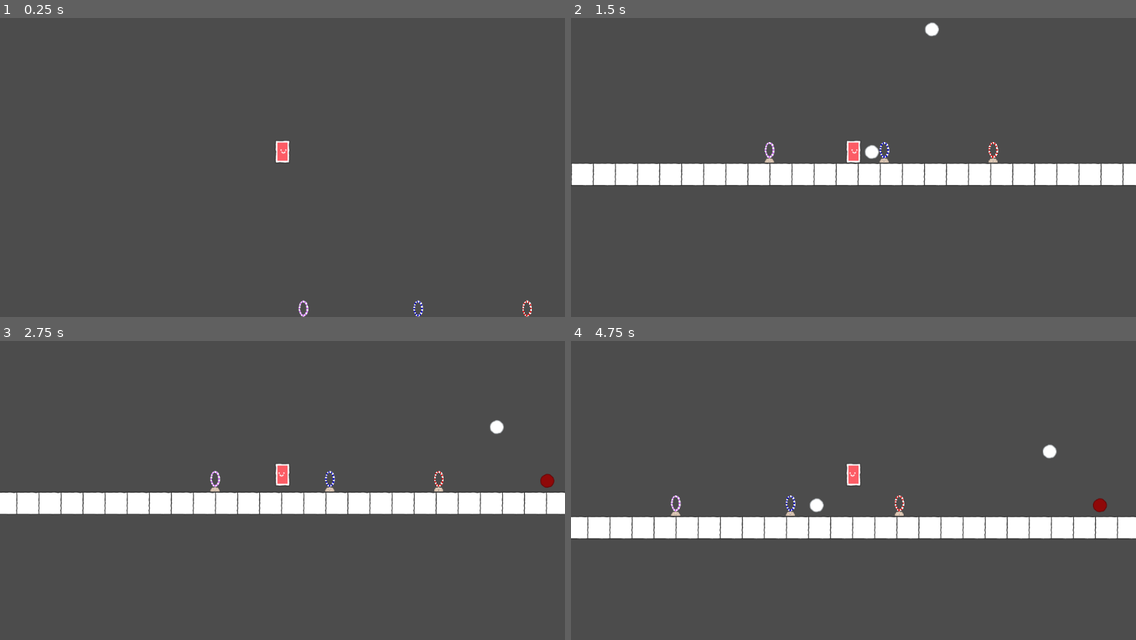
Above: before the commit, frames 1-4 (two rows, left to right).
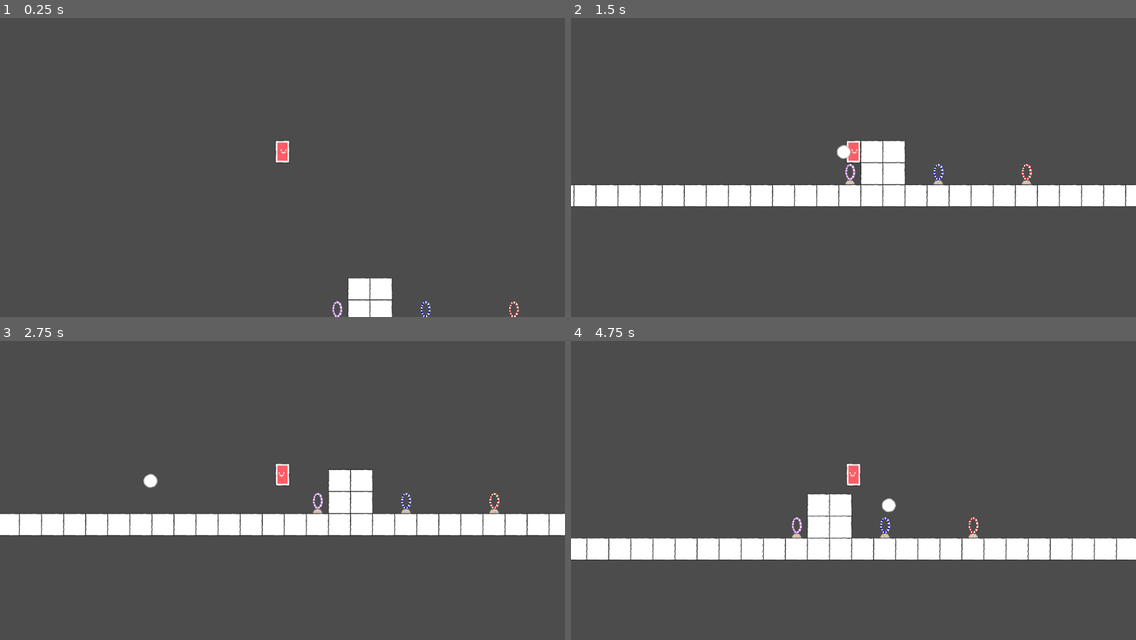
Above: after the commit, the same moments.

Repository: athuyaoo/Harpasnival
Game: Godot game, scene res://level/level.tscn
The game is run twice, just before and just after one commit, with the same random seed, the same clock (stepped at 60 frames per second) and the same inputs.
Inputs:
- Up to frame 1 (0.25 s): no input
- Up to frame 2 (1.5 s): hold C (throw) 0.53-1.28 s; hold Right (move_right) from 0.53 s (still down); tap Up (move_up) at 0.77 s; tap C (throw) at 1.35 s
- Up to frame 3 (2.75 s): tap Up (move_up) at 1.52 s; release Right (move_right) at 2.03 s; hold Left (move_left) from 2.03 s (still down); hold C (throw) from 2.03 s (still down)
- Up to frame 4 (4.75 s): release Left (move_left) at 2.78 s; release C (throw) at 2.78 s; hold Right (move_right) 2.78-4.28 s; tap C (throw) at 2.85, 4.35 s; tap Up (move_up) at 3.02, 3.77, 4.52 s; hold C (throw) 3.53-4.28 s; hold Left (move_left) from 4.28 s (still down)

The runs differ from the first frame. In frame 1, 1.3% of the frame differs, in the area x 52-95%, y 87-100%; in frame 2, 14%; in frame 3, 15%, in the area x 0-100%, y 26-66%; in frame 4, 15%.

Commit message:
pushed today's changes

Diff:
--- a/ball/ball.tscn
+++ b/ball/ball.tscn
@@ -3,18 +3,19 @@
 [ext_resource path="res://ball/ball_sprite.png" type="Texture" id=1]
 [ext_resource path="res://ball/ball.gd" type="Script" id=2]
 
-[sub_resource type="PhysicsMaterial" id=2]
+[sub_resource type="PhysicsMaterial" id=1]
 friction = 0.0
 bounce = 0.7
 
-[sub_resource type="CircleShape2D" id=1]
+[sub_resource type="CircleShape2D" id=2]
 radius = 18.5154
 
 [node name="Ball" type="RigidBody2D" groups=[
 "ball",
 ]]
+collision_layer = 2
 mass = 18.13
-physics_material_override = SubResource( 2 )
+physics_material_override = SubResource( 1 )
 gravity_scale = 0.0
 linear_damp = 0.0
 script = ExtResource( 2 )
--- a/character/player.gd
+++ b/character/player.gd
@@ -8,14 +8,7 @@
 export(PackedScene) var ball_scene = preload("res://ball/ball.tscn")
 
 onready var throw_direction = $Direction/ThrowDirection
-var throw = 0
 var velocity = Vector2.ZERO
-
-# Right now player can throw in any state, move this to states you want it to throw
-func _unhandled_input(event):
-	if event.is_action_pressed("throw"):
-		throw+=1
-		throw()
 
 # Throwing mechanic
 func throw():
--- a/character/player.tscn
+++ b/character/player.tscn
@@ -12,6 +12,8 @@
 extents = Vector2( 18, 27 )
 
 [node name="Player" type="KinematicBody2D"]
+collision_layer = 4
+collision_mask = 5
 script = ExtResource( 2 )
 
 [node name="Direction" type="Node2D" parent="."]
@@ -49,5 +51,3 @@
 
 [node name="Air" type="Node" parent="StateMachine"]
 script = ExtResource( 6 )
-
-[connection signal="timeout" from="Timer" to="." method="_on_Timer_timeout"]
--- a/character/states/idle.gd
+++ b/character/states/idle.gd
@@ -1,5 +1,9 @@
 extends PlayerState
 
+# Right now player can throw in any state, move this to states you want it to throw
+func handle_input(event: InputEvent):
+	if event.is_action_pressed("throw"):
+		player.throw()
 
 func enter(_msg := {}) -> void:
 	player.velocity = Vector2.ZERO
--- a/character/states/run.gd
+++ b/character/states/run.gd
@@ -1,4 +1,9 @@
 extends PlayerState
+
+# Right now player can throw in any state, move this to states you want it to throw
+func handle_input(event: InputEvent):
+	if event.is_action_pressed("throw"):
+		player.throw()
 
 func physics_update(delta: float) -> void:
 	# Movement
--- a/hoops/color_hoop/color_hoop.tscn
+++ b/hoops/color_hoop/color_hoop.tscn
@@ -9,22 +9,35 @@
 radius = 12.1067
 height = 15.2938
 
+[sub_resource type="RectangleShape2D" id=2]
+extents = Vector2( 30, 30 )
+
 [node name="ColorHoop" type="Area2D"]
 monitorable = false
+collision_mask = 2
 script = ExtResource( 1 )
 blue_hoop = ExtResource( 3 )
 red_hoop = ExtResource( 4 )
 purple_hoop = ExtResource( 2 )
-transition_speed = 1.67059
-current_hoop_color = 2
 blue_ball_color = Color( 0.0470588, 0.152941, 1, 1 )
 red_ball_color = Color( 0.560784, 0.0313726, 0.0313726, 1 )
 purple_ball_color = Color( 0.905882, 0.0588235, 1, 1 )
+current_hoop_color = 2
 
 [node name="Sprite" type="Sprite" parent="."]
+position = Vector2( 2, 0 )
 texture = ExtResource( 2 )
 
 [node name="CollisionShape2D" type="CollisionShape2D" parent="."]
+visible = false
 shape = SubResource( 1 )
 
+[node name="StaticBody2D" type="StaticBody2D" parent="."]
+collision_layer = 4
+collision_mask = 0
+
+[node name="CollisionShape2D" type="CollisionShape2D" parent="StaticBody2D"]
+position = Vector2( 2, 2 )
+shape = SubResource( 2 )
+
 [connection signal="body_entered" from="." to="." method="_on_ColorHoop_body_entered"]
--- a/level/level.tscn
+++ b/level/level.tscn
@@ -9,18 +9,18 @@
 [node name="Level" type="Node2D"]
 
 [node name="ColorHoop" parent="." instance=ExtResource( 3 )]
-position = Vector2( 360, 688 )
+position = Vector2( 450, 690 )
 red_hoop = ExtResource( 4 )
 purple_hoop = ExtResource( 5 )
 
 [node name="ColorHoop2" parent="." instance=ExtResource( 3 )]
-position = Vector2( 672, 688 )
+position = Vector2( 690, 690 )
 red_hoop = ExtResource( 4 )
 purple_hoop = ExtResource( 5 )
 current_hoop_color = 0
 
 [node name="ColorHoop3" parent="." instance=ExtResource( 3 )]
-position = Vector2( 968, 688 )
+position = Vector2( 930, 690 )
 red_hoop = ExtResource( 4 )
 purple_hoop = ExtResource( 5 )
 current_hoop_color = 1
@@ -29,7 +29,7 @@
 tile_set = ExtResource( 2 )
 cell_size = Vector2( 60, 60 )
 format = 1
-tile_data = PoolIntArray( 851961, 0, 0, 851962, 0, 0, 851963, 0, 0 …(520 unchanged characters)…
+tile_data = PoolIntArray( 655368, 0, 0, 655369, 0, 0, 720904, 0, 0, 720905, 0, 0, 851961, 0, 0, 851962, 0, 0, 851963, 0, 0 …(520 unchanged characters)…
 __meta__ = {
 "_edit_lock_": true
 }
--- /dev/null
+++ b/level/vfx test.tscn
@@ -0,0 +1,33 @@
+[gd_scene load_steps=6 format=2]
+
+[ext_resource path="res://hoops/color_hoop/color_hoop.tscn" type="PackedScene" id=1]
+[ext_resource path="res://hoops/color_hoop/purple_hoop.png" type="Texture" id=2]
+[ext_resource path="res://hoops/color_hoop/red_hoop.png" type="Texture" id=3]
+[ext_resource path="res://vfx/THICCer star.png" type="Texture" id=4]
+
+[sub_resource type="Curve" id=1]
+_data = [ Vector2( 0, 0.990798 ), 0.0, -0.0452766, 0, 0, Vector2( 1, 0 ), -2.34097, 0.0, 0, 0 ]
+
+[node name="Node2D" type="Node2D"]
+
+[node name="ColorHoop" parent="." instance=ExtResource( 1 )]
+position = Vector2( 322.582, 313.823 )
+red_hoop = ExtResource( 3 )
+purple_hoop = ExtResource( 2 )
+red_ball_color = Color( 0.560784, 0.0313726, 0.0313726, 1 )
+
+[node name="Hoop Particles" type="CPUParticles2D" parent="."]
+position = Vector2( 323.586, 314.99 )
+amount = 12
+speed_scale = 1.5
+lifetime_randomness = 0.41
+texture = ExtResource( 4 )
+emission_shape = 2
+emission_rect_extents = Vector2( 15, 20 )
+gravity = Vector2( 0, -98 )
+angle = 360.0
+angle_random = 1.0
+scale_amount = 0.5
+scale_amount_random = 0.2
+scale_amount_curve = SubResource( 1 )
+color = Color( 0.560784, 0.0313726, 0.0313726, 1 )
Not shown: 1 places in ball/ball.tscn that only renumber resources
Not shown: 1 places in hoops/color_hoop/color_hoop.tscn that only renumber resources
Not shown, added: vfx/Fog.png.import
Binary file added: vfx/Smoke.png
Not shown, added: vfx/Smoke.png.import
Not shown, added: vfx/Star.png.import
Not shown, added: vfx/THICCer star.png.import
